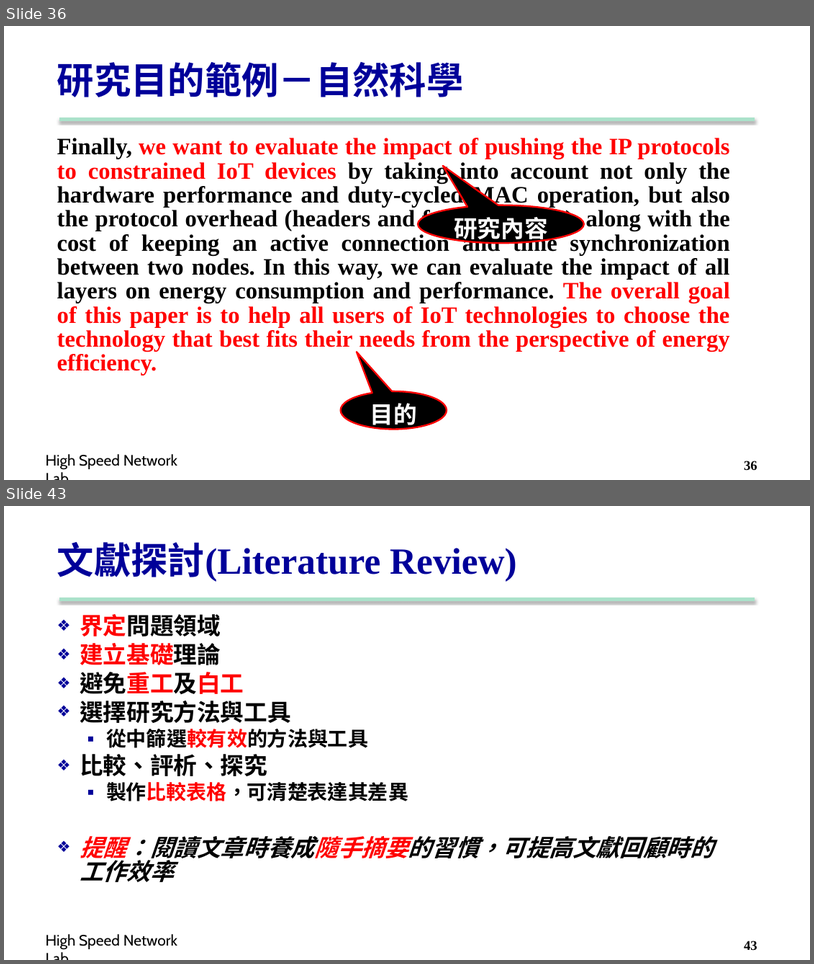
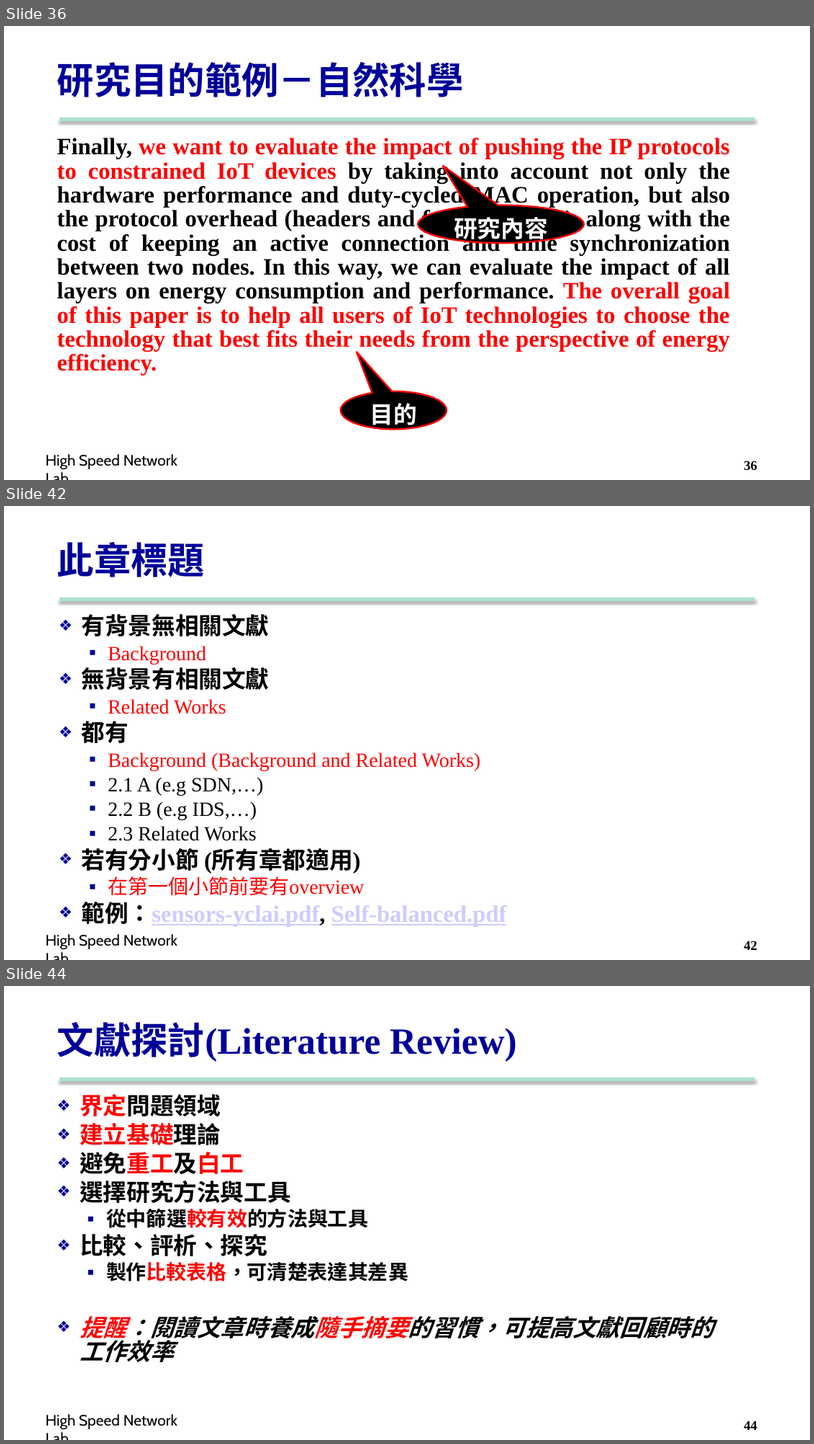
Before and after one commit to carina419/NTUST, a slide deck: MI5014701 科技研究與論文寫作 Technology Research and Thesis Writing/2. Structure.pptx. Shown one above the other, each under a label of ours: slides 36 and 43 before the commit, slides 36, 42 and 44 after it; the slides between them are not shown. The pictures are 814x964 and 814x1444 pixels, drawn with LibreOffice and Linux fonts; fonts in the diff are those of the drawing; background and template pictures are left out. Boxes give left, top, right and bottom in pixels: in the first picture for what was removed or moved away, otherwise in the second. Text is boxed around its words. In the diff, an @@ line names an element or a change of style, - is before the commit and + after.

```diff
--- a/MI5014701 科技研究與論文寫作 Technology Research and Thesis Writing/2. Structure.pptx
+++ b/MI5014701 科技研究與論文寫作 Technology Research and Thesis Writing/2. Structure.pptx
@@ slide 42 added at (4,506,810,960), background #FFFFFF; not listed: 2 template elements that a slide beside it also shows @@
@@ title added at (57,542,205,577), 44 pt, text #000099, bold @@
+此章標題
@@ text added at (82,614,507,926), 24 pt, text #000000 @@
+❖ 有背景無相關文獻
+  ▪ Background
+❖ 無背景有相關文獻
+  ▪ Related Works
+❖ 都有
+  ▪ Background (Background and Related Works)
+  ▪ 2.1 A (e.g SDN,…)
+  ▪ 2.2 B (e.g IDS,…)
+  ▪ 2.3 Related Works
+❖ 若有分小節 (所有章都適用)
+  ▪ 在第一個小節前要有overview
+❖ 範例：sensors-yclai.pdf, Self-balanced.pdf
@@ page number added at (744,940,758,950), 16 pt, text #000000, bold @@
+42
@@ what was slide 43 is now slide 44 @@
@@ page number at (744,1420,758,1430): text changed @@
-43
+44
```
Also in this commit, not shown: 21 slides changed, 3 other slides added, 2 other files.
